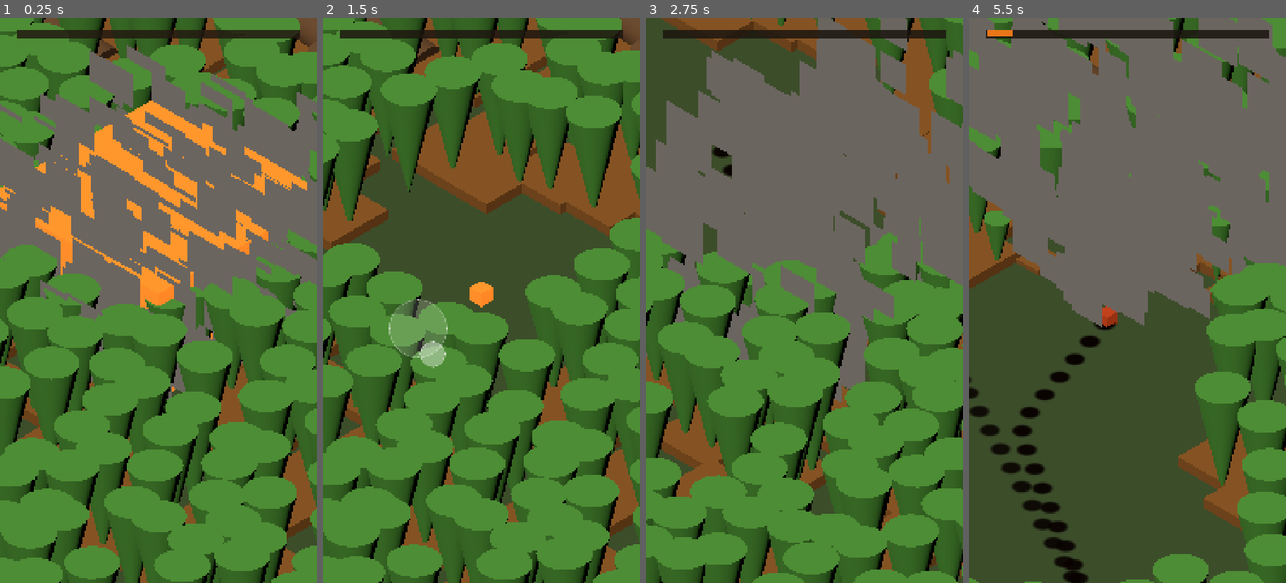
Above: before the commit, frames 1-4 (left to right).
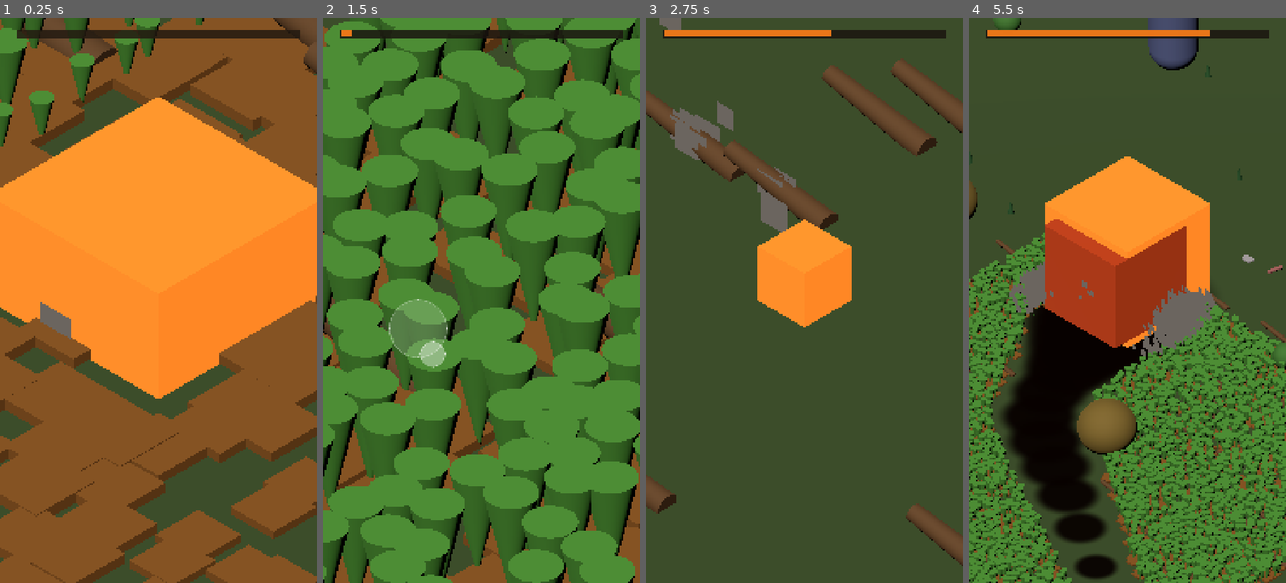
Above: after the commit, the same moments.

Repository: kevindunn766/ai-game-studio
Game: Godot game, scene res://scenes/Main.tscn
Two runs of this game, one before a commit and one after it. Both use one fixed random seed, a clock stepped at 60 frames per second and the inputs below.
Inputs (mouse positions are in pixels of both pictures, inside the frame that each line leads up to):
- Up to frame 1 (0.25 s): no input
- Up to frame 2 (1.5 s): move the mouse to (551, 272) at 0.52 s; click (551, 272) at 0.67 s; tap Enter at 1.25 s; drag from (418, 328) to (465, 413) at 1.27 s
- Up to frame 3 (2.75 s): move the mouse to (836, 176) at 2.02 s; click (836, 176) at 2.17 s
- Up to frame 4 (5.5 s): drag from (1111, 413) to (1032, 215) at 2.77 s; move the mouse to (1222, 385) at 3.52 s; click (1222, 385) at 3.67 s; drag from (1032, 215) to (1079, 159) at 4.27 s; move the mouse to (1143, 300) at 5.02 s; click (1143, 300) at 5.17 s

The runs differ from the first frame. In frame 1, 86% of the frame differs, in the area x 0-100%, y 0-100%; in frame 2, 59%; in frame 3, 81%; in frame 4, 85%.

Commit message:
Kindling: fix crash from inverse-speed change; throttle prop streaming spawns
Flame speed is now inversely proportional to scale_factor (small = fast,
large = slow) per direct instruction, replacing the old proportional
formula. This made per-frame position deltas at small scale large enough
that PropManager's streaming footprint changed completely every frame,
synchronously respawning thousands of dense-tier nodes (grass etc.) and
freezing the game for several seconds at startup (confirmed: node count
spiked to ~35,000, frame times to 200-390ms).

Fixed by throttling prop spawning to a fixed budget per tier per frame via
a pending-spawn queue, instead of spawning the entire footprint diff
synchronously. Same eventual spawn set and determinism, just spread across
frames. Verified via a scratch stress test (deleted after use): frame times
now stay under ~30ms and node counts stay in the low thousands under the
same high-speed conditions that previously froze it.

Diff:
--- a/kindling-3d/scripts/flame.gd
+++ b/kindling-3d/scripts/flame.gd
@@ -2,15 +2,10 @@
 
 signal hazard_hit(hazard: Hazard)
 
-# Top speed is derived every physics tick from CameraController's own
-# target_size_for_scale(), NOT a flat constant -- a flat speed made the
-# flame "zip around" at match-scale (3 m/s across a ~0.7m view crosses the
-# whole visible world in under a quarter second) while feeling sluggish at
-# large scale once the world around it is hundreds of meters wide. Deriving
-# speed from the same formula that drives camera framing means the flame
-# always crosses roughly the same FRACTION of its own visible world per
-# second, regardless of how big it's grown -- see camera_controller.gd.
-@export var view_crossing_seconds: float = 2.2
+# Top speed is inversely proportional to scale_factor -- a small flame moves
+# fast, a large flame moves slow. current_move_speed() = move_speed_constant
+# / scale_factor.
+@export var move_speed_constant: float = 2.0
 # Time to reach full speed from a stop, and to fully decelerate -- kept
 # constant (not itself scale-derived) so controls feel equally responsive
 # at every scale even though the top speed they ramp to varies hugely.
@@ -152,12 +147,10 @@
 	position += velocity * delta
 
 
-# Top speed proportional to the camera's own view span at the current scale
-# (see the view_crossing_seconds comment above) -- public so movement_trail.gd
-# or future feel/animation code can reuse the same value instead of
-# re-deriving it.
+# Public so movement_trail.gd or future feel/animation code can reuse the
+# same value instead of re-deriving it.
 func current_move_speed() -> float:
-	return CameraController.target_size_for_scale(scale_factor) / view_crossing_seconds
+	return move_speed_constant / scale_factor
 
 
 func _record_position_history() -> void:
--- a/kindling-3d/scripts/prop_manager.gd
+++ b/kindling-3d/scripts/prop_manager.gd
@@ -176,6 +176,7 @@
 		_active[tier.id] = {}
 		_burned[tier.id] = {}
 		_last_footprint[tier.id] = Rect2i()
+		_pending_spawns[tier.id] = []
 
 
 func _process(_delta: float) -> void:
@@ -223,6 +224,16 @@
 
 
 
+# Spawning is throttled (see _pending_spawns/_process_pending_spawns below)
+# rather than done all at once when the footprint changes -- the flame can
+# now move several meters in a single frame at small scale (inversely-
+# proportional move speed), which used to make the entire footprint change
+# every frame and re-spawn thousands of dense-tier nodes (grass etc.)
+# synchronously, freezing the game for several seconds at startup.
+const MAX_SPAWNS_PER_TIER_PER_FRAME: int = 60
+var _pending_spawns: Dictionary = {}  # tier_id -> Array[Vector3i]
+
+
 func _update_tier(tier: Dictionary) -> void:
 	var tier_id: String = tier.id
 	var cell_size: float = tier.cell_size
@@ -232,11 +243,24 @@
 	var fz: int = floori(flame.global_position.z / cell_size)
 	var bounds := Rect2i(fx - radius_cells, fz - radius_cells, radius_cells * 2 + 1, radius_cells * 2 + 1)
 
-	if bounds == _last_footprint[tier_id] and not (_active[tier_id] as Dictionary).is_empty():
-		return
-	_last_footprint[tier_id] = bounds
-
+	if bounds != _last_footprint[tier_id] or (_active[tier_id] as Dictionary).is_empty():
+		_last_footprint[tier_id] = bounds
+		_recompute_needed(tier, bounds)
+
+	_process_pending_spawns(tier)
+
+
+func _recompute_needed(tier: Dictionary, bounds: Rect2i) -> void:
+	var tier_id: String = tier.id
+	var cell_size: float = tier.cell_size
 	var spawn_allowed: bool = _should_spawn_detail(tier, flame.scale_factor)
+	var active_tier: Dictionary = _active[tier_id]
+	var burned_tier: Dictionary = _burned[tier_id]
+	var pending: Array = _pending_spawns.get(tier_id, [])
+	var pending_set: Dictionary = {}
+	for key in pending:
+		pending_set[key] = true
+
 	var needed: Dictionary = {}
 	for gx in range(bounds.position.x, bounds.position.x + bounds.size.x):
 		for gz in range(bounds.position.y, bounds.position.y + bounds.size.y):
@@ -244,19 +268,35 @@
 			if not _in_parcel(key, cell_size):
 				continue
 			needed[key] = true
-			var active_tier: Dictionary = _active[tier_id]
-			var burned_tier: Dictionary = _burned[tier_id]
-			if spawn_allowed and not active_tier.has(key) and not burned_tier.has(key):
+			if spawn_allowed and not active_tier.has(key) and not burned_tier.has(key) and not pending_set.has(key):
 				if _raw_should_spawn(tier_id, gx, gz, tier.density):
-					_spawn_prop(tier, key)
+					pending.append(key)
+					pending_set[key] = true
+
+	# Drop queued spawns that fell out of the footprint before their turn came up.
+	var filtered: Array = []
+	for key in pending:
+		if needed.has(key):
+			filtered.append(key)
+	_pending_spawns[tier_id] = filtered
 
 	var to_despawn: Array = []
-	var active_tier: Dictionary = _active[tier_id]
 	for key: Vector3i in active_tier.keys():
 		if not needed.has(key):
 			to_despawn.append(key)
 	for key: Vector3i in to_despawn:
 		_despawn_prop(tier_id, key)
+
+
+func _process_pending_spawns(tier: Dictionary) -> void:
+	var tier_id: String = tier.id
+	var pending: Array = _pending_spawns.get(tier_id, [])
+	if pending.is_empty():
+		return
+	var n: int = mini(MAX_SPAWNS_PER_TIER_PER_FRAME, pending.size())
+	for i in range(n):
+		_spawn_prop(tier, pending[i])
+	_pending_spawns[tier_id] = pending.slice(n)
 
 
 func _in_parcel(key: Vector3i, cell_size: float) -> bool:
